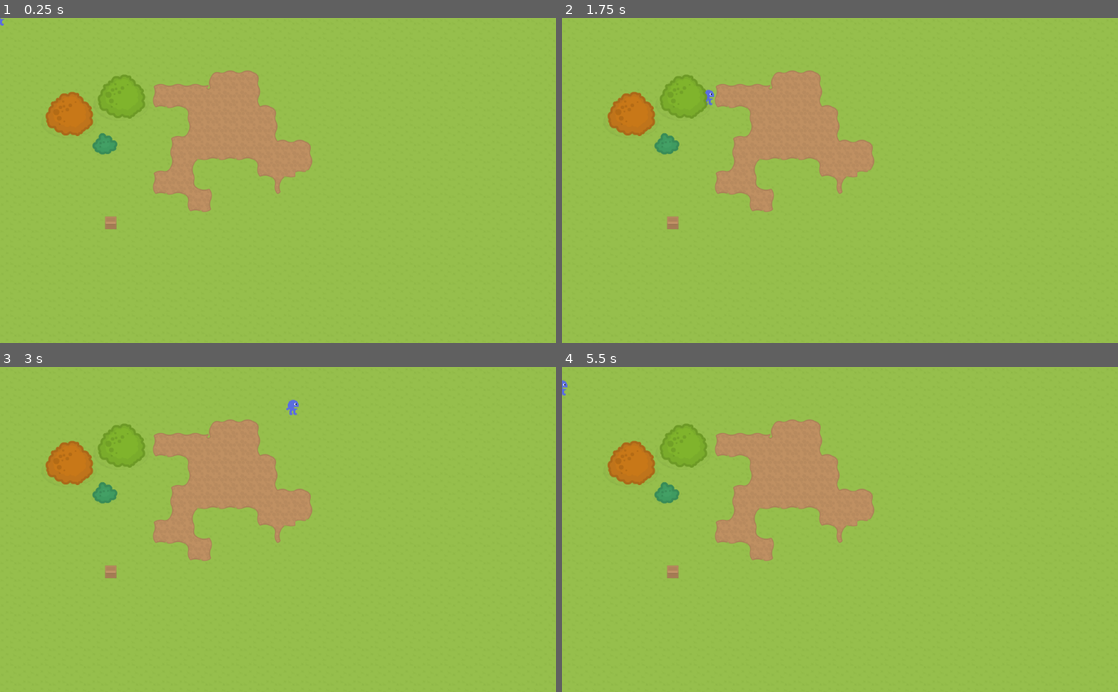
Above: before the commit, frames 1-4 (two rows, left to right).
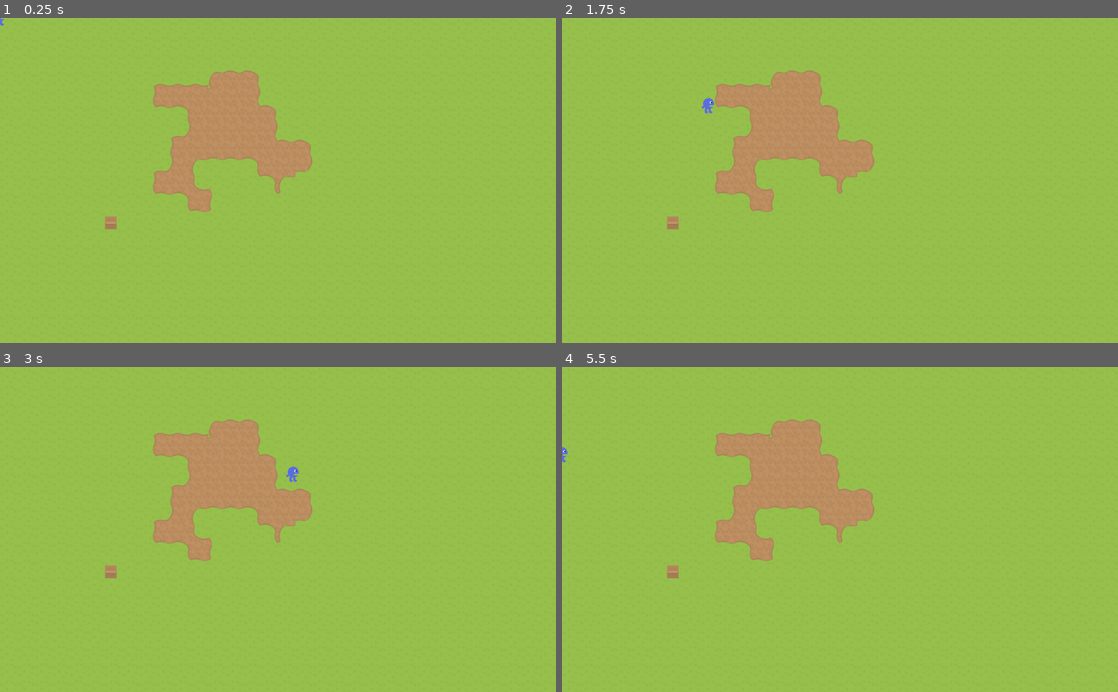
Above: after the commit, the same moments.

Repository: bagedevimo/pxljam19
Game: Godot game, scene res://Game.tscn
The game is run twice, just before and just after one commit, with the same random seed, the same clock (stepped at 60 frames per second) and the same inputs.
Inputs:
- Up to frame 1 (0.25 s): no input
- Up to frame 2 (1.75 s): tap Enter at 0.5 s; hold Right (ui_right) 0.53-1.28 s; tap Space (ui_select) at 0.77, 1.52 s; hold Down (ui_down) from 1.28 s (still down)
- Up to frame 3 (3 s): release Down (ui_down) at 2.03 s; hold Right (ui_right) 2.03-2.78 s; hold Up (ui_up) from 2.78 s (still down)
- Up to frame 4 (5.5 s): tap Space (ui_select) at 3.02, 3.77, 4.52 s; release Up (ui_up) at 3.53 s; hold Left (ui_left) 3.53-5.03 s; hold Down (ui_down) from 5.03 s (still down)

The runs differ from the first frame. In frame 1, 1.9% of the frame differs, in the area x 8-27%, y 17-43%; in frame 2, 2.0%; in frame 3, 2.1%, in the area x 8-54%, y 10-43%; in frame 4, 2.0%.

Commit message:
Remove old tileset

Diff:
--- a/Game.tscn
+++ b/Game.tscn
@@ -21,7 +21,6 @@
 cell_quadrant_size = 32
 cell_y_sort = true
 format = 1
-tile_data = PoolIntArray( 131077, 2, 0, 196610, 2, 2, 262148, 2, 5 )
 
 [node name="Player" parent="Obstacles" groups=[
 "player",
--- a/tileset.tres
+++ b/tileset.tres
@@ -1,113 +1,10 @@
-[gd_resource type="TileSet" load_steps=9 format=2]
+[gd_resource type="TileSet" load_steps=2 format=2]
 
-[ext_resource path="res://RPGpack_sheet_2X.png" type="Texture" id=1]
-[ext_resource path="res://RPGpack_sheet_32x32.png" type="Texture" id=2]
-
-[sub_resource type="ConvexPolygonShape2D" id=1]
-points = PoolVector2Array( 0, 96, 128, 96, 128, 128, 0, 128 )
-
-[sub_resource type="ConvexPolygonShape2D" id=2]
-points = PoolVector2Array( 0, 96, 128, 96, 128, 128, 0, 128 )
-
-[sub_resource type="ConvexPolygonShape2D" id=3]
-points = PoolVector2Array( 0, 96, 128, 96, 128, 128, 0, 128 )
-
-[sub_resource type="ConvexPolygonShape2D" id=4]
-points = PoolVector2Array( 0, 96, 128, 96, 128, 128, 0, 128 )
-
-[sub_resource type="ConvexPolygonShape2D" id=5]
-points = PoolVector2Array( 0, 96, 128, 96, 128, 128, 0, 128 )
-
-[sub_resource type="ConvexPolygonShape2D" id=6]
-points = PoolVector2Array( 0, 96, 128, 96, 128, 128, 0, 128 )
+[ext_resource path="res://RPGpack_sheet_32x32.png" type="Texture" id=1]
 
 [resource]
-0/name = "ground"
-0/texture = ExtResource( 1 )
-0/tex_offset = Vector2( 0, 0 )
-0/modulate = Color( 1, 1, 1, 1 )
-0/region = Rect2( 0, 0, 1920, 384 )
-0/tile_mode = 2
-0/autotile/icon_coordinate = Vector2( 0, 0 )
-0/autotile/tile_size = Vector2( 128, 128 )
-0/autotile/spacing = 0
-0/autotile/occluder_map = [  ]
-0/autotile/navpoly_map = [  ]
-0/autotile/z_index_map = [  ]
-0/occluder_offset = Vector2( 0, 0 )
-0/navigation_offset = Vector2( 0, 0 )
-0/shapes = [  ]
-0/z_index = 0
-1/name = "buildings"
-1/texture = ExtResource( 1 )
-1/tex_offset = Vector2( 0, 0 )
-1/modulate = Color( 1, 1, 1, 1 )
-1/region = Rect2( 0, 384, 2304, 768 )
-1/tile_mode = 2
-1/autotile/icon_coordinate = Vector2( 0, 0 )
-1/autotile/tile_size = Vector2( 128, 128 )
-1/autotile/spacing = 0
-1/autotile/occluder_map = [  ]
-1/autotile/navpoly_map = [  ]
-1/autotile/z_index_map = [  ]
-1/occluder_offset = Vector2( 0, 0 )
-1/navigation_offset = Vector2( 0, 0 )
-1/shapes = [  ]
-1/z_index = 0
-2/name = "bushes"
-2/texture = ExtResource( 1 )
-2/tex_offset = Vector2( 0, 0 )
-2/modulate = Color( 1, 1, 1, 1 )
-2/region = Rect2( 0, 1152, 768, 128 )
-2/tile_mode = 2
-2/autotile/icon_coordinate = Vector2( 0, 0 )
-2/autotile/tile_size = Vector2( 128, 128 )
-2/autotile/spacing = 0
-2/autotile/occluder_map = [  ]
-2/autotile/navpoly_map = [  ]
-2/autotile/z_index_map = [  ]
-2/occluder_offset = Vector2( 0, 0 )
-2/navigation_offset = Vector2( 0, 0 )
-2/shapes = [ {
-"autotile_coord": Vector2( 0, 0 ),
-"one_way": false,
-"one_way_margin": 1.0,
-"shape": SubResource( 1 ),
-"shape_transform": Transform2D( 1, 0, 0, 1, 0, 0 )
-}, {
-"autotile_coord": Vector2( 1, 0 ),
-"one_way": false,
-"one_way_margin": 1.0,
-"shape": SubResource( 2 ),
-"shape_transform": Transform2D( 1, 0, 0, 1, 0, 0 )
-}, {
-"autotile_coord": Vector2( 2, 0 ),
-"one_way": false,
-"one_way_margin": 1.0,
-"shape": SubResource( 3 ),
-"shape_transform": Transform2D( 1, 0, 0, 1, 0, 0 )
-}, {
-"autotile_coord": Vector2( 3, 0 ),
-"one_way": false,
-"one_way_margin": 1.0,
-"shape": SubResource( 4 ),
-"shape_transform": Transform2D( 1, 0, 0, 1, 0, 0 )
-}, {
-"autotile_coord": Vector2( 4, 0 ),
-"one_way": false,
-"one_way_margin": 1.0,
-"shape": SubResource( 5 ),
-"shape_transform": Transform2D( 1, 0, 0, 1, 0, 0 )
-}, {
-"autotile_coord": Vector2( 5, 0 ),
-"one_way": false,
-"one_way_margin": 1.0,
-"shape": SubResource( 6 ),
-"shape_transform": Transform2D( 1, 0, 0, 1, 0, 0 )
-} ]
-2/z_index = 0
 3/name = "Ground"
-3/texture = ExtResource( 2 )
+3/texture = ExtResource( 1 )
 3/tex_offset = Vector2( 0, 0 )
 3/modulate = Color( 1, 1, 1, 1 )
 3/region = Rect2( 0, 0, 480, 96 )
Not shown: 5 places in tileset.tres that only renumber resources
